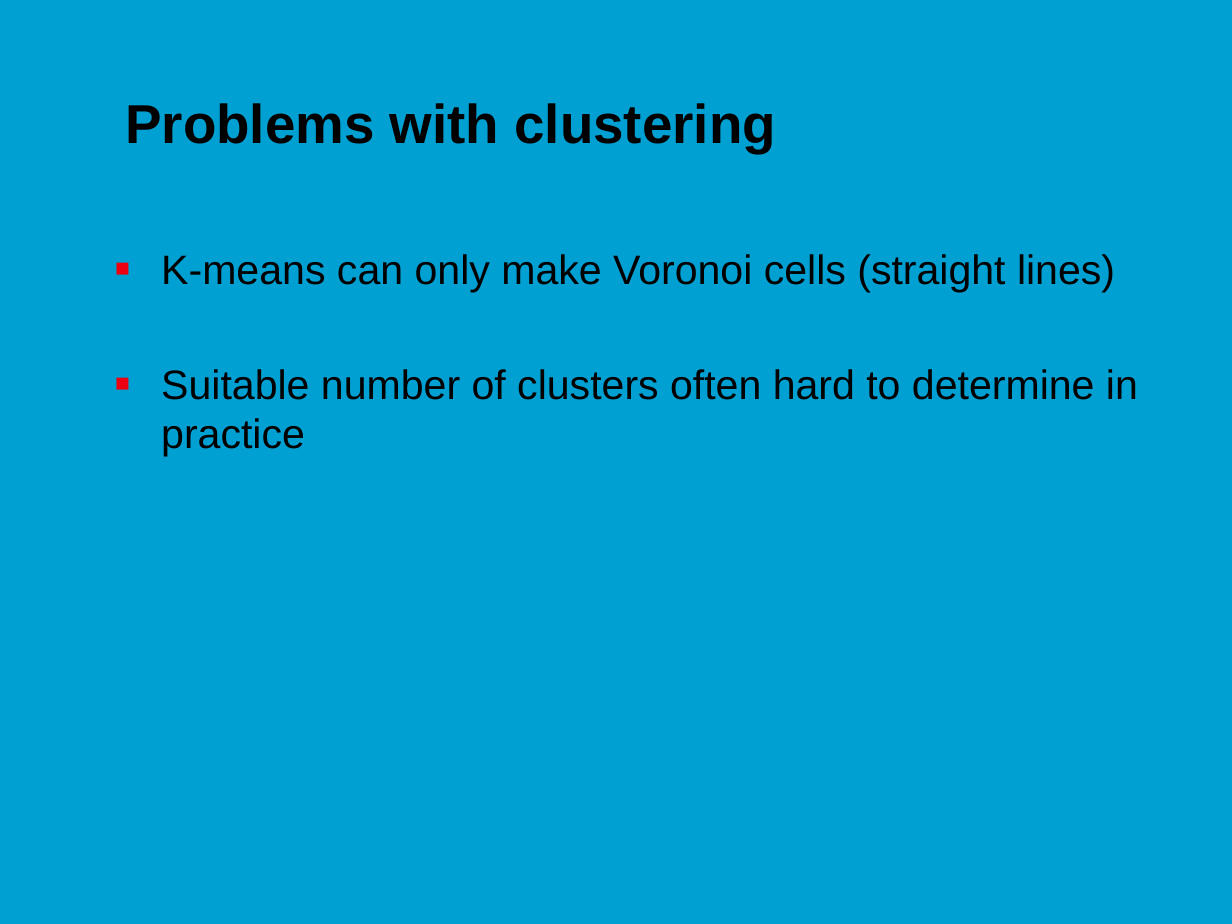
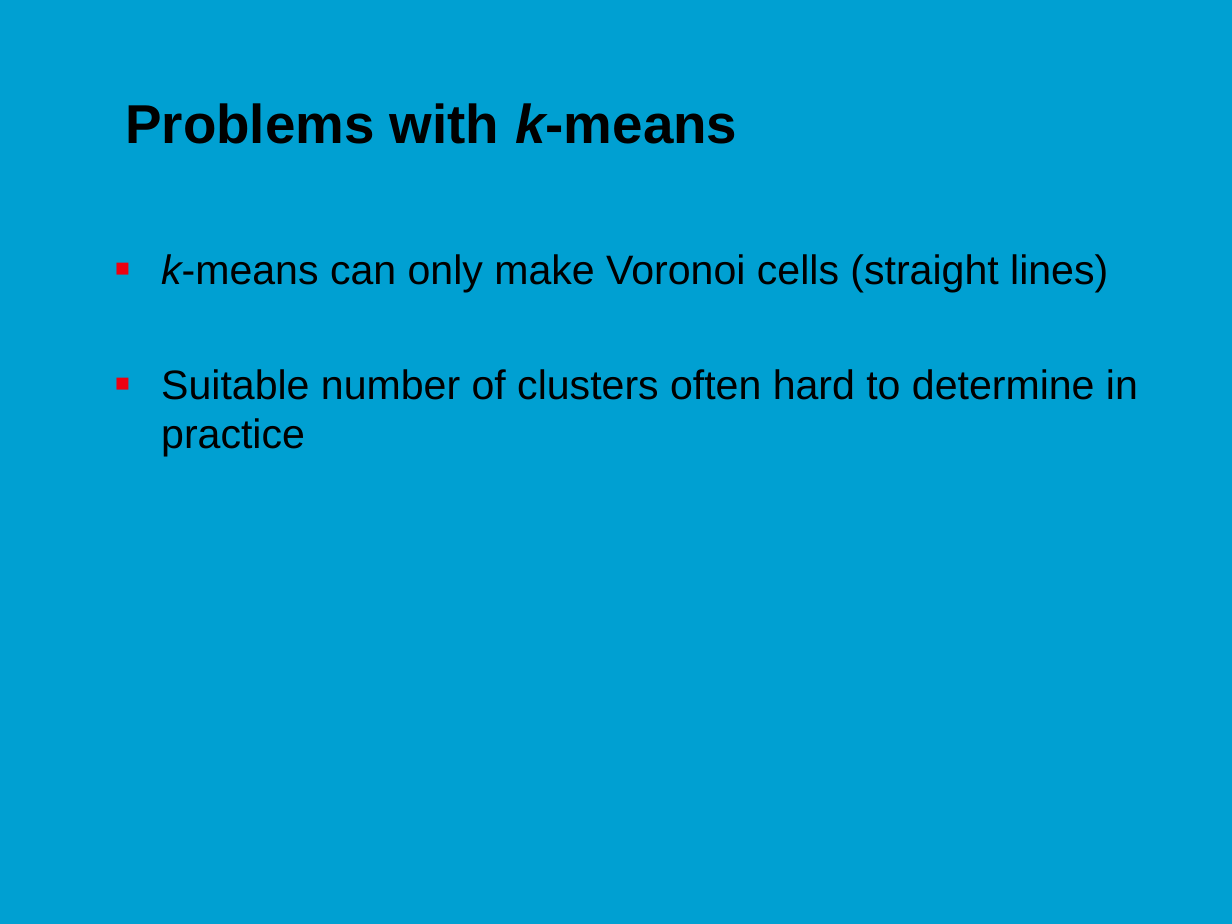
Before and after one commit to jonasmoons/data-driven-learning, a slide deck: slide 19 of slides/ddl-w7l1.pptx. Drawn at 1232x924 pixels with LibreOffice and Linux fonts; fonts in the diff are those of the drawing; background and template pictures are left out. Boxes give left, top, right and bottom in pixels: in the first picture for what was removed or moved away, otherwise in the second. Text is boxed around its words. In the diff, an @@ line names an element or a change of style, - is before the commit and + after.

```diff
--- a/slides/ddl-w7l1.pptx
+++ b/slides/ddl-w7l1.pptx
@@ title at (125,103,737,144): text changed @@
-Problems with clustering
+Problems with k-means
@@ text at (161,254,1108,292): text changed @@
-■ K-means can only make Voronoi cells (straight lines)
+■ k-means can only make Voronoi cells (straight lines)
```
Also in this commit, not shown: 1 other slide changed, 1 other file.
